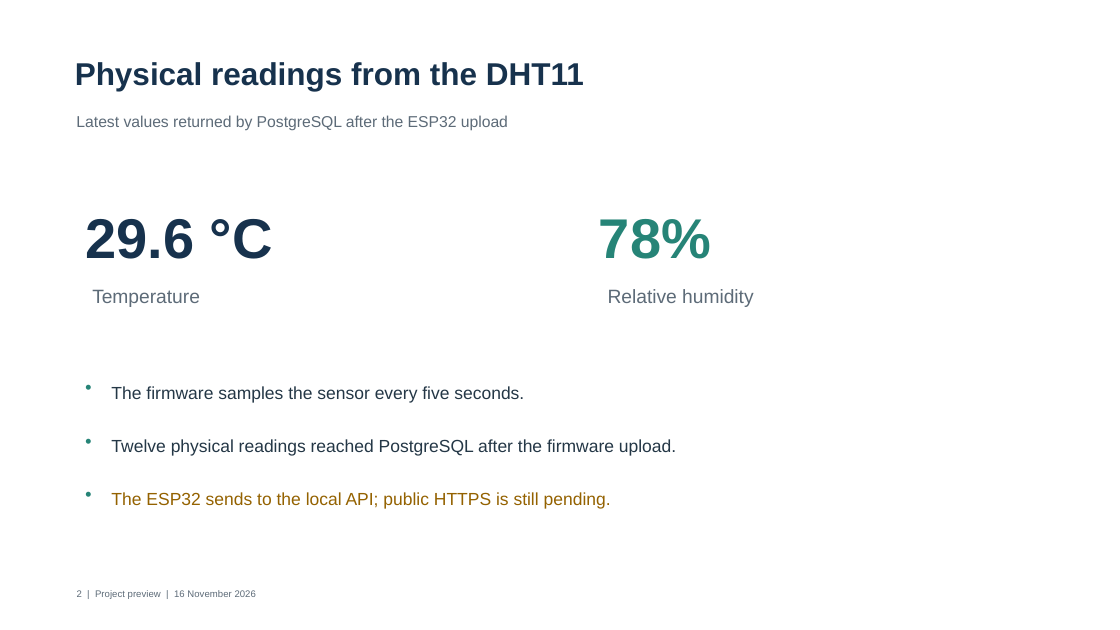
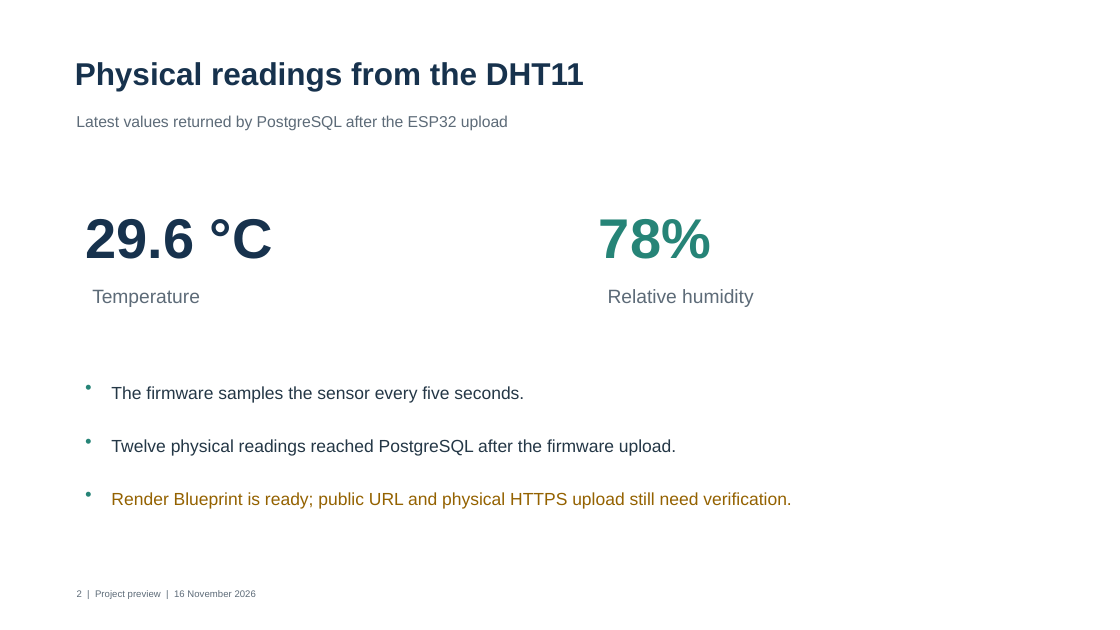
Before and after one commit to JoelsonJose/Monitoramento-de-Temperatura-e-Umidade, a slide deck: slide 2 of entregas/Apresentacao_Previa_IoT.pptx. Drawn at 1120x630 pixels with LibreOffice and Linux fonts; fonts in the diff are those of the drawing. Boxes give left, top, right and bottom in pixels: in the first picture for what was removed or moved away, otherwise in the second. Text is boxed around its words. In the diff, an @@ line names an element or a change of style, - is before the commit and + after.

Commit message:
Add public deployment setup, authorization and route tests

```diff
--- a/entregas/Apresentacao_Previa_IoT.pptx
+++ b/entregas/Apresentacao_Previa_IoT.pptx
@@ text at <box>111,492,791,509</box>: text changed @@
-The ESP32 sends to the local API; public HTTPS is still pending.
+Render Blueprint is ready; public URL and physical HTTPS upload still need verification.
```
Also in this commit, not shown: 4 other slides changed, 18 other files.
